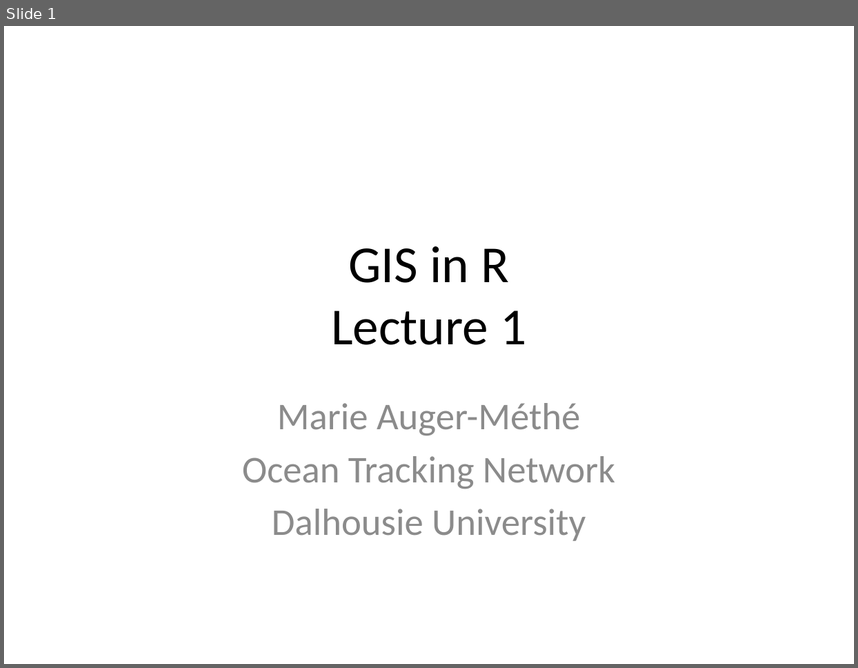
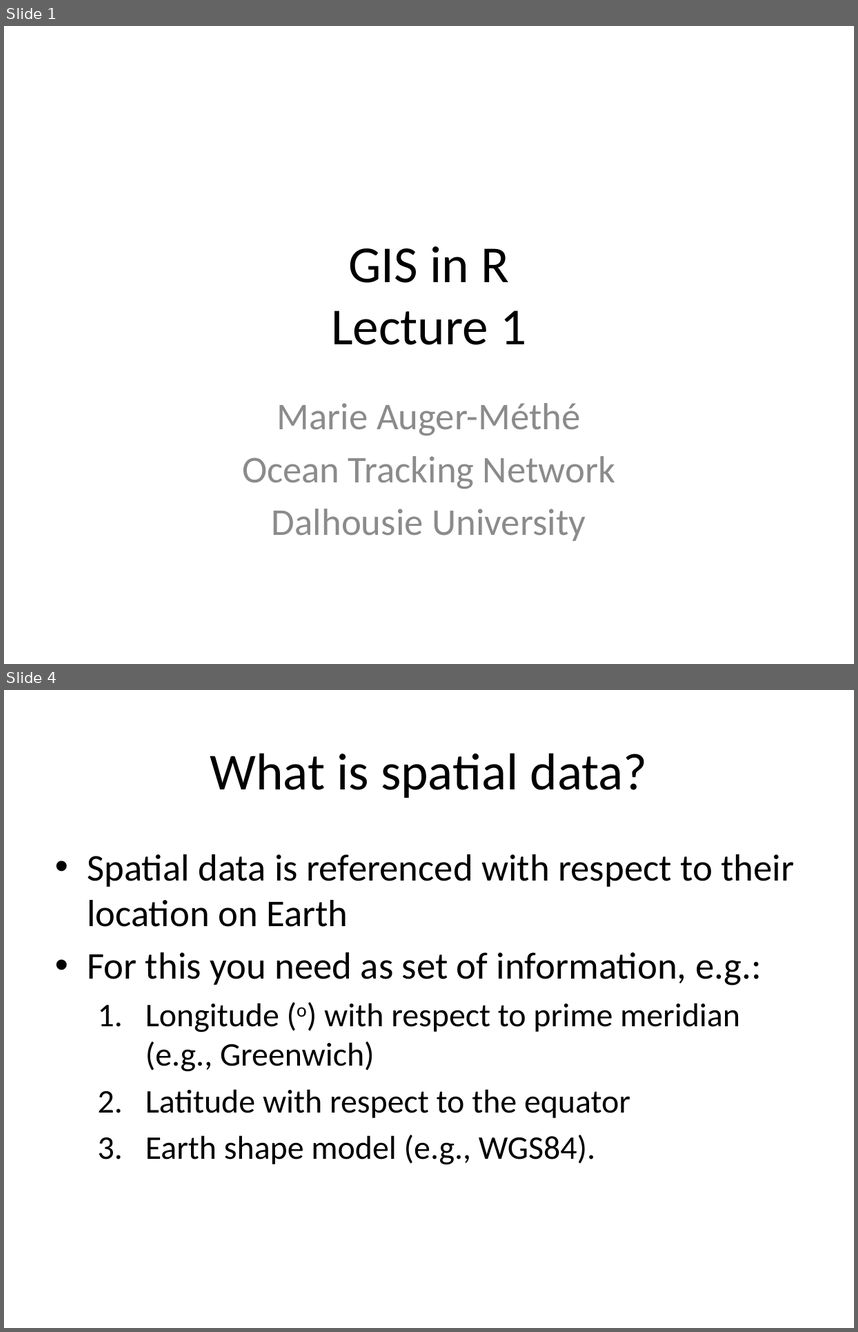
Before and after one commit to MarieAugerMethe/GISinR, a slide deck: Lectures/Lecture1.pptx. Shown one above the other, each under a label of ours: slide 1 before the commit, slides 1 and 4 after it; the slides between them are not shown. The pictures are 858x668 and 858x1332 pixels, drawn with LibreOffice and Linux fonts; fonts in the diff are those of the drawing. Boxes give left, top, right and bottom in pixels: in the first picture for what was removed or moved away, otherwise in the second. Text is boxed around its words. In the diff, an @@ line names an element or a change of style, - is before the commit and + after.

```diff
--- a/Lectures/Lecture1.pptx
+++ b/Lectures/Lecture1.pptx
@@ slide 4 added at box(4, 690, 854, 1328), background #FFFFFF @@
@@ title added at box(210, 753, 648, 798), 44 pt, text #000000 @@
+What is spatial data?
@@ text added at box(87, 854, 794, 1165), 28 pt, text #000000 @@
+• Spatial data is referenced with respect to their location on Earth
+• For this you need as set of information, e.g.:
+  1. Longitude (o) with respect to prime meridian (e.g., Greenwich)
+  2. Latitude with respect to the equator
+  3. Earth shape model (e.g., WGS84).
```
Also in this commit, not shown: 4 other slides added.
